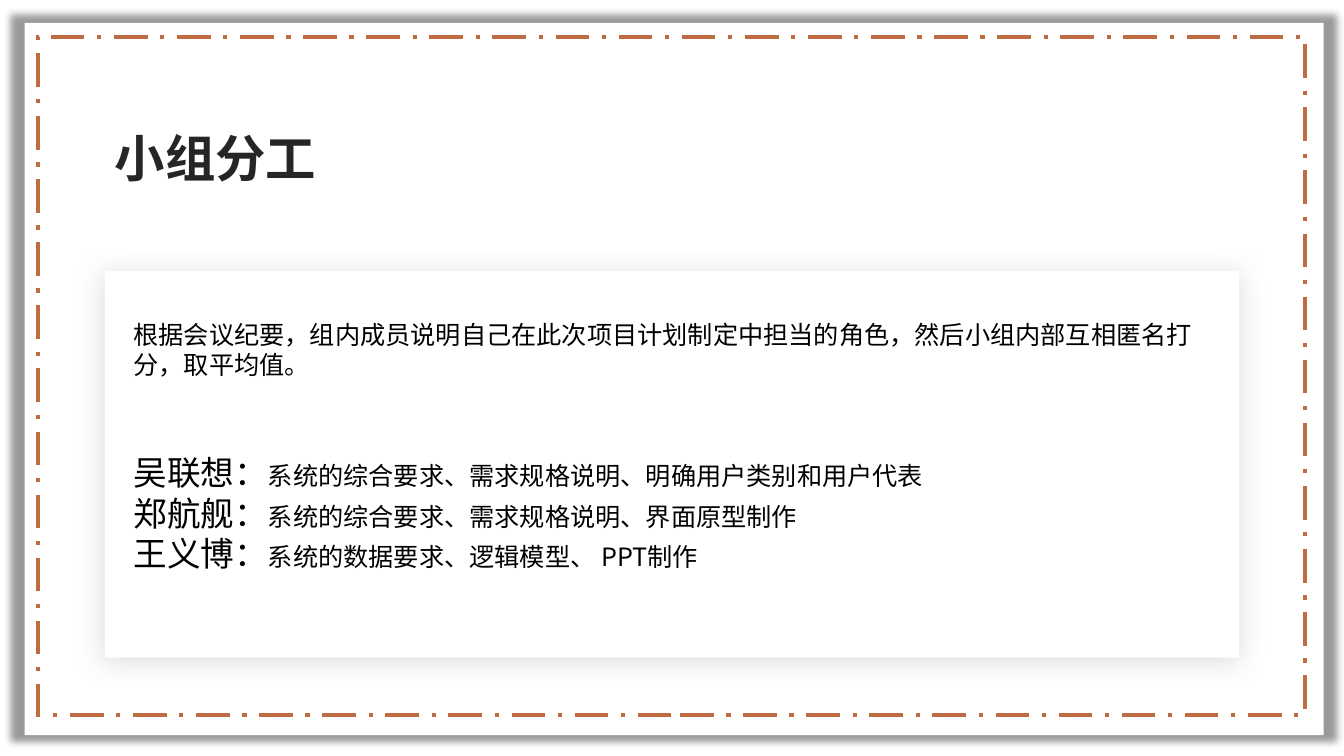
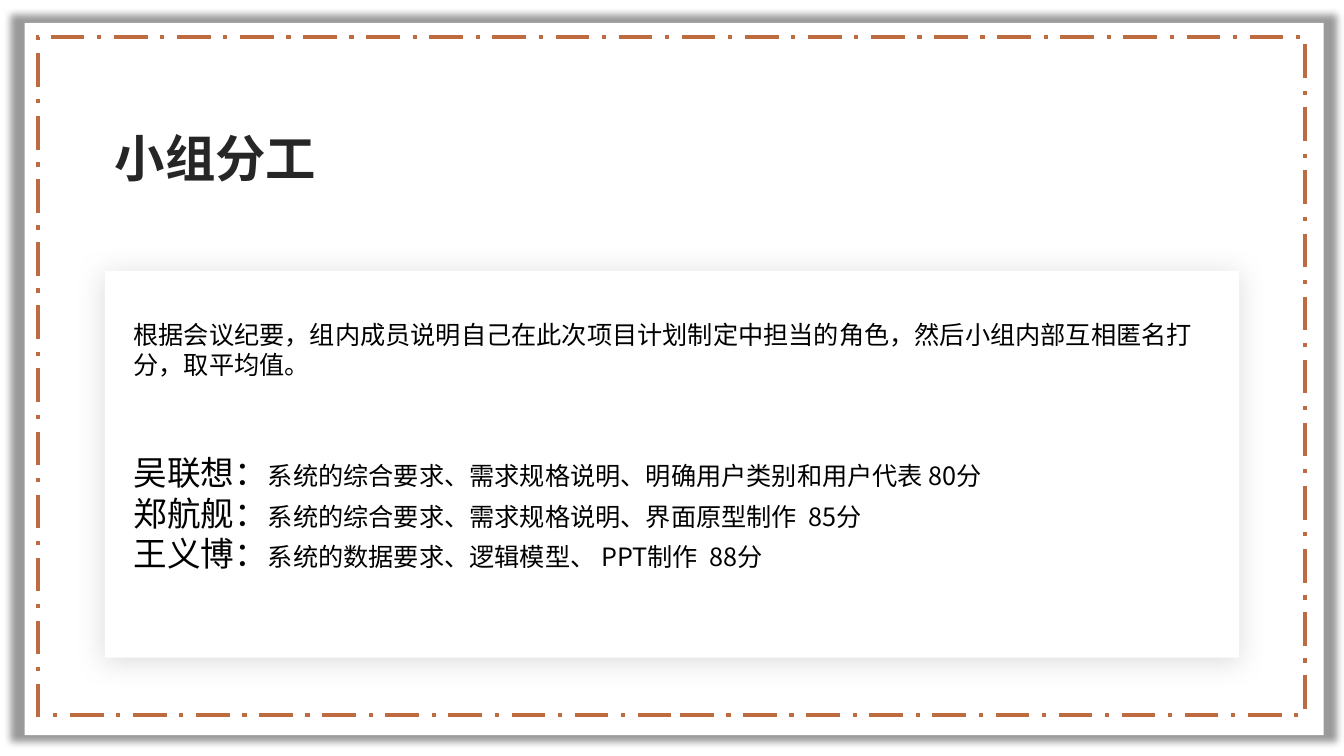
Before and after one commit to lenovo-wu/G11ZUCC, a slide deck: slide 27 of 需求规格说明.pptx. Drawn at 1344x756 pixels with LibreOffice and Linux fonts; fonts in the diff are those of the drawing; background and template pictures are left out. Boxes give left, top, right and bottom in pixels: in the first picture for what was removed or moved away, otherwise in the second. Text is boxed around its words. In the diff, an @@ line names an element or a change of style, - is before the commit and + after.

Commit message:
更新 需求规格说明.pptx

```diff
--- a/需求规格说明.pptx
+++ b/需求规格说明.pptx
@@ text at (134,457,982,569): text changed @@
-吴联想：系统的综合要求、需求规格说明、明确用户类别和用户代表
-郑航舰：系统的综合要求、需求规格说明、界面原型制作
-王义博：系统的数据要求、逻辑模型、 PPT制作
+吴联想：系统的综合要求、需求规格说明、明确用户类别和用户代表 80分
+郑航舰：系统的综合要求、需求规格说明、界面原型制作 85分
+王义博：系统的数据要求、逻辑模型、 PPT制作 88分
```
